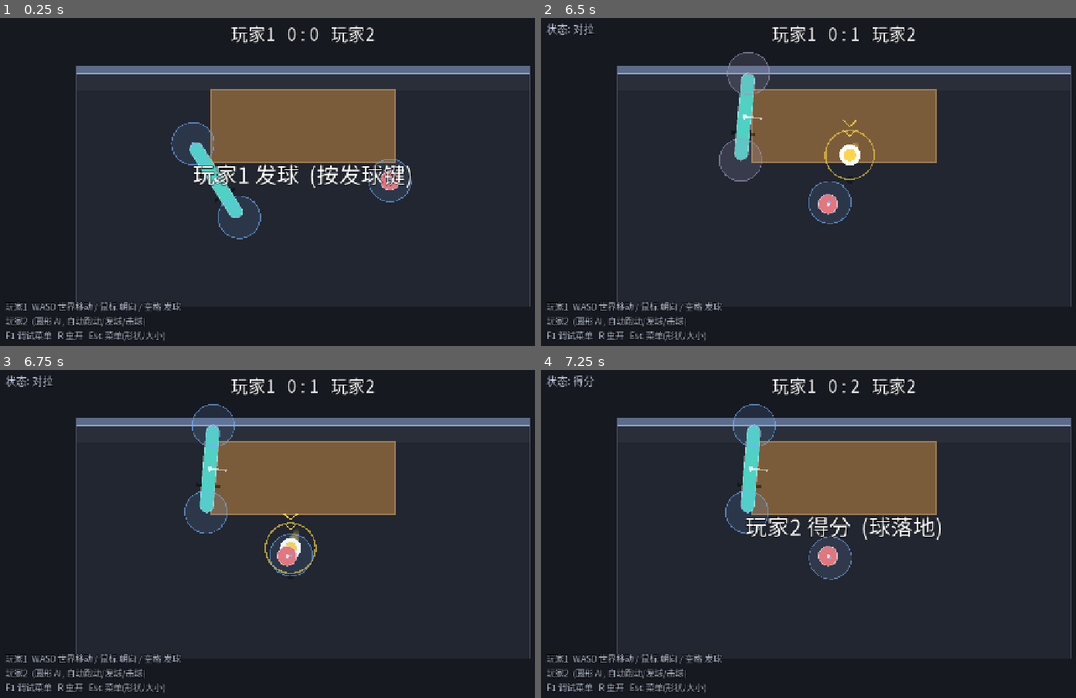
Above: before the commit, frames 1-4 (two rows, left to right).
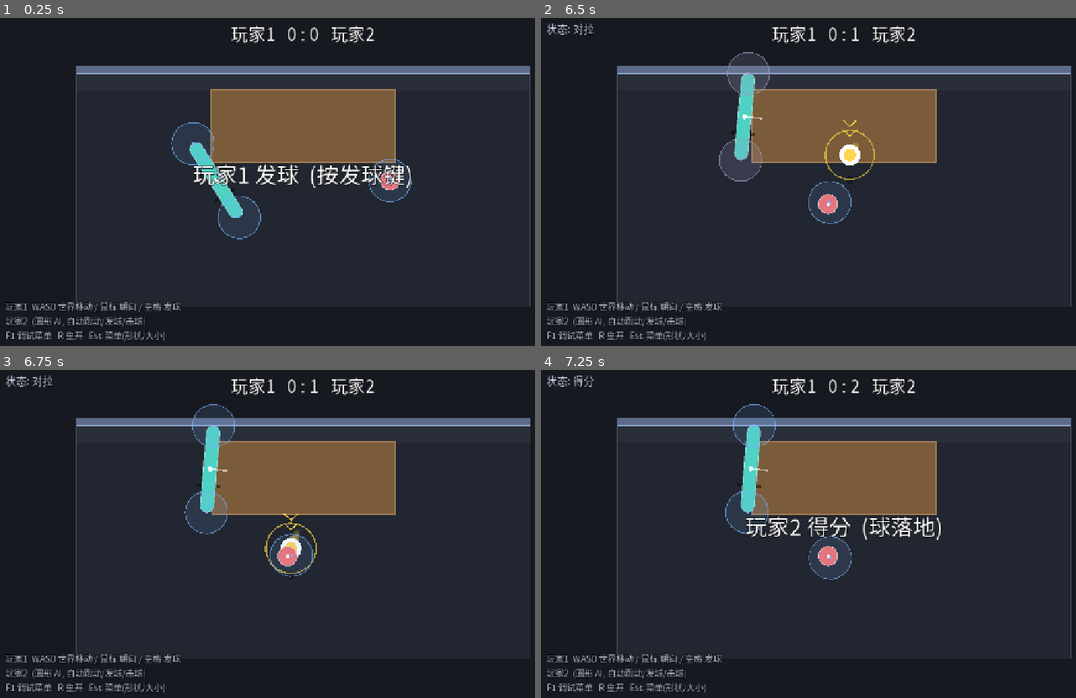
Above: after the commit, the same moments.

Repository: shuperidou/BMA-Arena
Game: Godot game, scene res://scenes/Main.tscn
Same seed, same stepped clock (60 frames per second), same inputs: the game is played once before the commit and once after it.
Inputs (mouse positions are in pixels of both pictures, inside the frame that each line leads up to):
- Up to frame 1 (0.25 s): no input
- Up to frame 2 (6.5 s): tap Enter at 0.5 s; move the mouse to (813, 254) at 0.52 s; hold W 0.53-1.25 s; tap 2 at 0.6 s; click (813, 254) at 0.67 s; tap Space at 0.77, 3.77 s; drag from (1027, 237) to (813, 254) at 1.27 s; move the mouse to (658, 132) at 2.02 s; hold A 2.03-2.75 s; tap 4 at 2.1 s; drag from (872, 185) to (658, 132) at 2.77 s; move the mouse to (749, 100) at 3.52 s; hold S 3.53-4.25 s; tap 6 at 3.6 s; drag from (979, 168) to (749, 100) at 4.27 s; move the mouse to (722, 204) at 5.02 s; hold W 5.03-5.75 s; tap 8 at 5.1 s; click (722, 204) at 5.17 s; drag from (904, 109) to (722, 204) at 5.77 s
- Up to frame 3 (6.75 s): move the mouse to (272, 606) at 6.52 s; hold D from 6.53 s (still down); tap 0 at 6.6 s
- Up to frame 4 (7.25 s): keep holding D; tap Space at 6.77 s

Frames 1-2 are identical in both runs. In frame 3, 0.7% of the frame differs, in the area x 14-100%, y 10-88%; in frame 4, nothing differs.

Commit message:
feat(juice): hit feedback - hitstop (smash 70ms time_scale dip), camera shake, procedural sfx (generated clicks; no audio assets). ESC open resets time_scale

Diff:
--- a/scripts/core/main.gd
+++ b/scripts/core/main.gd
@@ -14,6 +14,17 @@
 var esc_menu: EscMenu
 var mutation_panel: MutationPanel
 var players: Array[PlayerController] = []
+var cam: Camera2D = null
+
+# --- 视听反馈 [TEMP]: 命中停顿(hitstop) + 震屏 + 程序化音效 ---
+var _shake: float = 0.0
+var _hitstop_until_ms: int = 0
+var _audio: AudioStreamPlayer = null
+var _sfx_hit: AudioStreamWAV = null
+var _sfx_smash: AudioStreamWAV = null
+var _sfx_save: AudioStreamWAV = null
+var _sfx_score: AudioStreamWAV = null
+var _juice_enabled: bool = true
 
 func _ready() -> void:
 	GameConfig.ai_apply_level()
@@ -22,11 +33,12 @@
 	arena.name = "Arena"
 	add_child(arena)
 
-	var cam := Camera2D.new()
+	cam = Camera2D.new()
 	cam.name = "Camera2D"
 	cam.position = GameConfig.arena_center
 	add_child(cam)
 	cam.make_current()
+	_setup_audio()
 
 	ball = Ball.new()
 	ball.name = "Ball"
@@ -46,6 +58,9 @@
 	ai.global_position = Vector2(300.0, 140.0)
 	add_child(ai)
 	players.append(ai)
+	for p in players:
+		p.ball_touched.connect(_on_ball_touched)
+	EventBus.score_changed.connect(func(_s: Dictionary) -> void: _play(_sfx_score, 1.0))
 
 	block_system = BlockSystem.new()
 	block_system.name = "BlockSystem"
@@ -199,6 +214,7 @@
 	get_tree().paused = false
 
 func _process(dt: float) -> void:
+	_update_juice(dt)
 	if not _testing:
 		return
 	_test_timer -= dt
@@ -206,6 +222,73 @@
 		_testing = false
 		players[0].ai_enabled = debug_mode == 3
 		mutation_panel.open()
+
+# ------------------------------------------------------------
+#  视听反馈 [TEMP]: hitstop / 震屏 / 程序化音效
+# ------------------------------------------------------------
+func _update_juice(dt: float) -> void:
+	if Engine.time_scale < 0.999 and Time.get_ticks_msec() >= _hitstop_until_ms:
+		Engine.time_scale = 1.0
+	if cam != null:
+		if _shake > 0.0:
+			cam.offset = Vector2(randf_range(-1.0, 1.0), randf_range(-1.0, 1.0)) * _shake
+			_shake = maxf(0.0, _shake - 60.0 * dt)
+		else:
+			cam.offset = Vector2.ZERO
+
+func _on_ball_touched(_pl: PlayerController, _hp: HitPoint) -> void:
+	if not _juice_enabled or ball == null:
+		return
+	var smash: int = ball.last_smash_state
+	var save: int = ball.last_save_state
+	var strength: float = ball.last_strength
+	if smash == 1:
+		_shake = 9.0
+		_hitstop_until_ms = Time.get_ticks_msec() + 70
+		Engine.time_scale = 0.05
+		_play(_sfx_smash, 1.05)
+	elif save == 1:
+		_shake = 5.0
+		_play(_sfx_save, 1.0)
+	elif smash == 2:
+		_shake = 3.0
+		_play(_sfx_hit, 0.8)
+	else:
+		_shake = 2.0 + 5.0 * clampf(strength, 0.0, 1.0)
+		_play(_sfx_hit, 0.9 + 0.4 * clampf(strength, 0.0, 1.0))
+
+func _play(stream: AudioStreamWAV, pitch: float) -> void:
+	if _audio == null or stream == null:
+		return
+	_audio.stream = stream
+	_audio.pitch_scale = pitch
+	_audio.play()
+
+## 程序化短音: 一段快速衰减的正弦 = "啪" 的一下 (不需要任何音频素材)。
+func _make_click(ms: int, freq: float, decay: float) -> AudioStreamWAV:
+	var sr: int = 22050
+	var n: int = int(sr * ms / 1000.0)
+	var data := PackedByteArray()
+	data.resize(n * 2)
+	for i in n:
+		var t: float = float(i) / float(sr)
+		var env: float = exp(-t * decay)
+		var s: float = sin(TAU * freq * t) * env
+		data.encode_s16(i * 2, int(clampf(s, -1.0, 1.0) * 30000.0))
+	var w := AudioStreamWAV.new()
+	w.format = AudioStreamWAV.FORMAT_16_BITS
+	w.mix_rate = sr
+	w.data = data
+	return w
+
+func _setup_audio() -> void:
+	_audio = AudioStreamPlayer.new()
+	_audio.name = "Sfx"
+	add_child(_audio)
+	_sfx_hit = _make_click(60, 520.0, 70.0)
+	_sfx_smash = _make_click(90, 220.0, 45.0)
+	_sfx_save = _make_click(70, 700.0, 60.0)
+	_sfx_score = _make_click(140, 880.0, 22.0)
 
 func _apply_debug_mode() -> void:
 	var solo: bool = debug_mode == 1
--- a/scripts/ui/esc_menu.gd
+++ b/scripts/ui/esc_menu.gd
@@ -36,6 +36,7 @@
 func open() -> void:
 	visible = true
 	_refresh_slots()
+	Engine.time_scale = 1.0     # 保险: 别把 hitstop 的慢速带进暂停
 	get_tree().paused = true
 
 func close() -> void:
